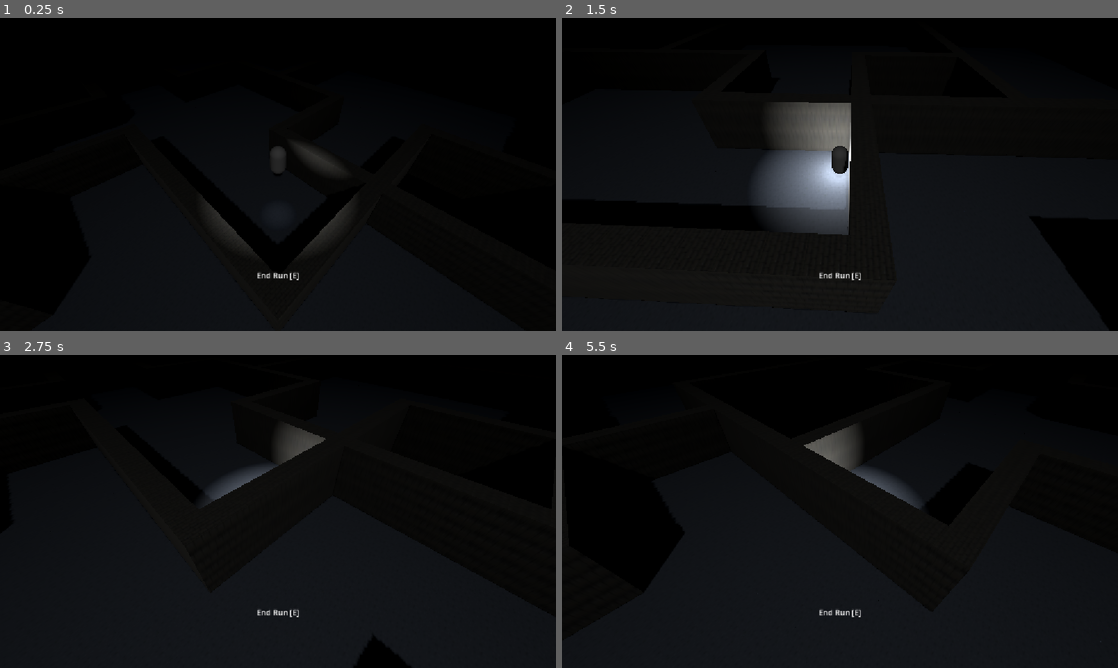
Above: before the commit, frames 1-4 (two rows, left to right).
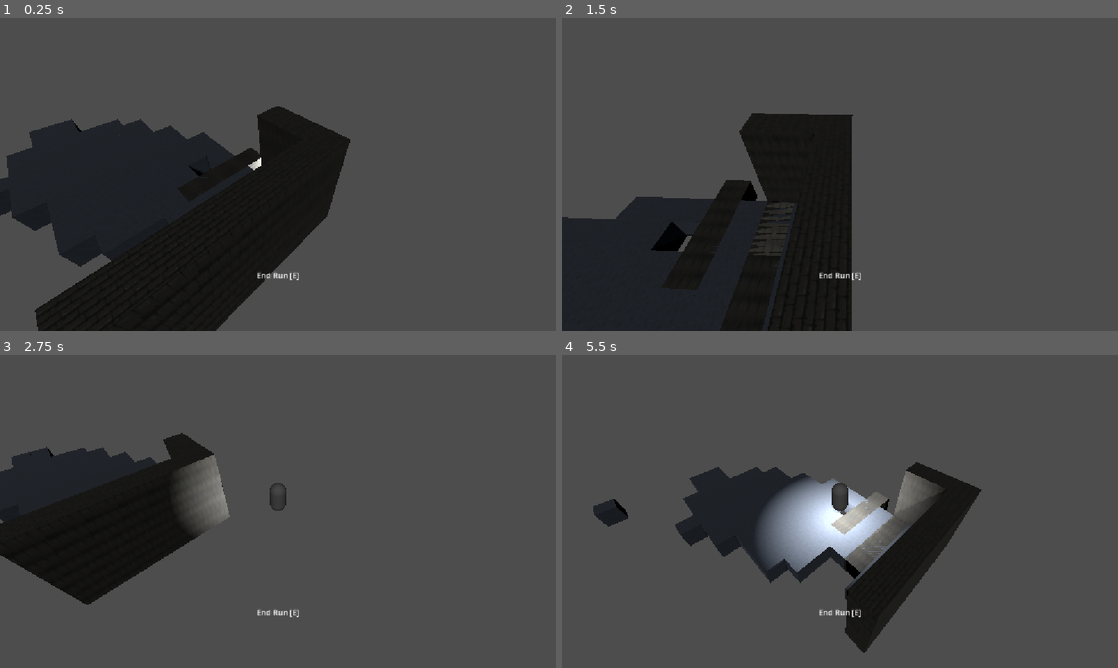
Above: after the commit, the same moments.

Repository: TotsllyRandom/Arc-Knights
Game: Godot game, scene res://Scenes/main.tscn
The game is run twice, just before and just after one commit, with the same random seed, the same clock (stepped at 60 frames per second) and the same inputs.
Inputs (mouse positions are in pixels of both pictures, inside the frame that each line leads up to):
- Up to frame 1 (0.25 s): no input
- Up to frame 2 (1.5 s): tap Enter at 0.5 s; move the mouse to (962, 158) at 0.52 s; hold D (Player_Move_Right) 0.53-1.28 s; tap Down (Player_Camera_Down) at 0.6 s; click (962, 158) at 0.67 s; tap Space (Player_Jump) at 0.77 s; move the mouse to (728, 190) at 1.27 s; hold S (Player_Move_Down) from 1.28 s (still down); tap Left (Player_Camera_Left) at 1.35 s
- Up to frame 3 (2.75 s): tap Space (Player_Jump) at 1.52 s; move the mouse to (333, 442) at 2.02 s; release S (Player_Move_Down) at 2.03 s; hold D (Player_Move_Right) from 2.03 s (still down); tap Right (Player_Camera_Right) at 2.1 s
- Up to frame 4 (5.5 s): move the mouse to (812, 574) at 2.77 s; release D (Player_Move_Right) at 2.78 s; hold W (Player_Move_Up) 2.78-3.53 s; tap Up (Player_Camera_Up) at 2.85 s; click (812, 574) at 2.92 s; tap Space (Player_Jump) at 3.02, 3.77, 4.52 s; move the mouse to (1006, 558) at 3.52 s; hold A (Player_Move_Left) 3.53-5.03 s; tap Alt at 3.6 s; tap P (Reset) at 4.15 s; move the mouse to (673, 464) at 4.27 s; tap Shift at 4.35 s; move the mouse to (867, 511) at 5.02 s; hold S (Player_Move_Down) from 5.03 s (still down); tap Down (Player_Camera_Down) at 5.1 s; click (867, 511) at 5.17 s

The runs differ from the first frame. In frame 1, 79% of the frame differs, in the area x 0-100%, y 0-100%; in frame 2, 83%; in frame 3, 89%; in frame 4, 90%.
Error after the commit: Invalid assignment of property or key '1' with value of type 'int' on a base object of type 'int'. (res://Scripts/dungeon.gd:219)

Commit message:
Add Bullet work and start on better rooms

Diff:
--- a/Scenes/bullet.tscn
+++ b/Scenes/bullet.tscn
@@ -16,6 +16,7 @@
 
 [node name="Area2D" type="Area3D" unique_id=1394986036]
 collision_layer = 0
+collision_mask = 3
 script = ExtResource("1_xjght")
 
 [node name="CollisionShape3D" type="CollisionShape3D" parent="." unique_id=281251081]
--- a/Scenes/dungeon.tscn
+++ b/Scenes/dungeon.tscn
@@ -5,17 +5,6 @@
 [ext_resource type="PackedScene" uid="uid://brjeo3f4ce8rx" path="res://Scenes/interact_text.tscn" id="3_lt7kh"]
 [ext_resource type="PackedScene" uid="uid://cc3kr1u2cgjl4" path="res://Scenes/enemy.tscn" id="4_iqbxe"]
 [ext_resource type="MeshLibrary" uid="uid://nokokh0tem3x" path="res://assets/resources/MeshLibrary.tres" id="4_l3tba"]
-
-[sub_resource type="Environment" id="Environment_cjkyl"]
-background_mode = 1
-background_energy_multiplier = 16.0
-ambient_light_energy = 16.0
-reflected_light_source = 2
-fog_enabled = true
-fog_light_color = Color(0, 0, 0, 1)
-fog_light_energy = 8.54
-fog_density = 0.0769
-fog_height_density = 2.4615
 
 [node name="Dungeon" type="Node3D" unique_id=1328486359]
 script = ExtResource("1_oavya")
@@ -59,4 +48,3 @@
 }
 
 [node name="WorldEnvironment" type="WorldEnvironment" parent="." unique_id=928372273]
-environment = SubResource("Environment_cjkyl")
--- a/Scripts/dungeon.gd
+++ b/Scripts/dungeon.gd
@@ -2,187 +2,280 @@
 
 var tile_scene = load("res://Scenes/tile.tscn")
 var wall_scene = load("res://Scenes/wall.tscn")
-
 var tilemap = []
 var sects = []
-
 var max_room := 7
 var max_strand := 20
 var biggest_strand := 0
 
+# Holds dictionaries: {"sect_count": int, "type": String}
 var room_data = []
 
+# Pool of intermediate room types
+const RANDOM_ROOM_TYPES = ["enemy", "treasure", "rest"]
+
 var base_sect = {
-					"doors":[],
-					"pos":Vector2i(0,0),
-					"made":false,
-					"room":-1,
-					"strand":0,
-					"type":"room"
-				}
+	"doors": [],
+	"pos": Vector2i(0, 0),
+	"made": false,
+	"room": -1,
+	"strand": 0,
+	"type": "room"
+}
 
 var base_room = {
-					"doors":[-1,-1,-1,-1],
-					"pos":Vector2i(0,0),
-					"made":false,
-					"seen":false,
-					"room":-1
-				}
+	"doors": [-1, -1, -1, -1],
+	"pos": Vector2i(0, 0),
+	"made": false,
+	"seen": false,
+	"room": -1
+}
 
 var tiles_y = 0
 var tiles_x = 0
-
-var minimum : Vector2i
-var maximum : Vector2i
-
+var minimum: Vector2i
+var maximum: Vector2i
 var total_rooms := 0
 const MIN_ROOMS := 5
 const MAX_STRAND_LENGTH := 5
-
-const TILE_INCREMENT := sqrt(0.5)
+const TILE_INCREMENT := 0.70710678118 # sqrt(0.5)
+
+var current_player_room_id: int = -1
+
 
 func _ready() -> void:
 	make_tile_map("new")
 
 
-func _process(delta: float) -> void:
+func _process(_delta: float) -> void:
 	if Input.is_action_just_pressed("Reset"):
-		SceneLoader.load_level("res://Scenes/dungeon.tscn")
+		get_tree().reload_current_scene()
+	check_player_room_tracking()
+
+
+func check_player_room_tracking() -> void:
+	var coords := get_player_tilemap_xy()
+	if coords == Vector2i(-1, -1):
+		return
+	var current_sect := get_room_from_tilemap_coords(coords.x, coords.y)
+	if not current_sect.is_empty():
+		var room_id: int = current_sect.get("room", -1)
+		if room_id != current_player_room_id:
+			current_player_room_id = room_id
+			if RoomMaker.has_method("reveal"):
+				RoomMaker.reveal(room_id)
+
+
+func get_player_tilemap_xy() -> Vector2i:
+	if not has_node("Player") or tilemap.is_empty():
+		return Vector2i(-1, -1)
+	var p_pos: Vector3 = $Player.global_position
+	var x_minus_y: float = p_pos.x / TILE_INCREMENT
+	var x_plus_y: float = p_pos.z / TILE_INCREMENT
+	var x: int = roundi((x_plus_y + x_minus_y) / 2.0)
+	var y: int = roundi((x_plus_y - x_minus_y) / 2.0)
+	return Vector2i(x, y)
+
+
+func get_room_from_tilemap_coords(x: int, y: int) -> Dictionary:
+	var sect_size_with_gap: int = RoomMaker.sect_size + 1
+	var sect_x: int = floori(float(x) / sect_size_with_gap) + RoomMaker.min_pos.x
+	var sect_y: int = floori(float(y) / sect_size_with_gap) + RoomMaker.min_pos.y
+	var target_sect_pos := Vector2i(sect_x, sect_y)
+	var sect_idx: int = get_sect(target_sect_pos)
+	if sect_idx != -1:
+		return sects[sect_idx]
+	return {}
+
 
 func build_tiles():
-	$GridMap.clear()
+	if has_node("GridMap"):
+		$GridMap.clear()
 	for y in range(len(tilemap)):
 		for x in range(len(tilemap[y])):
 			if tilemap[y][x] == "X":
 				continue
-			var new_tile : Node3D
+			var new_tile: Node3D
 			if tilemap[y][x] == "D":
 				new_tile = wall_scene.instantiate()
-				new_tile.type = "door"
+				new_tile.set("type", "door")
 				new_tile.position = Vector3(
-					(x-y)*TILE_INCREMENT,
+					(x - y) * TILE_INCREMENT,
 					0,
-					(x+y)*TILE_INCREMENT,
+					(x + y) * TILE_INCREMENT,
 				)
-				$Ground.add_child(new_tile)
+				if has_node("Ground"):
+					$Ground.add_child(new_tile)
 			else:
-				if tilemap[y][x] == "W":
-					$GridMap.set_cell_item(Vector3i(-y,0,x),1)
-				else:
-					$GridMap.set_cell_item(Vector3i(-y,0,x),0)
-
-
-func get_sect(pos:Vector2i):
-	var ret = -1
+				if has_node("GridMap"):
+					if tilemap[y][x] == "W":
+						$GridMap.set_cell_item(Vector3i(-y, 0, x), 1)
+					else:
+						$GridMap.set_cell_item(Vector3i(-y, 0, x), 0)
+
+
+func get_sect(pos: Vector2i) -> int:
 	for sect in range(len(sects)):
 		if sects[sect]["pos"] == pos:
-			ret = sect
-	return ret
-
-func make_tile_map(Ver:String) -> void:
-	minimum = Vector2i(0,0)
-	maximum = Vector2i(0,0)
+			return sect
+	return -1
+
+
+func make_tile_map(ver: String) -> void:
+	minimum = Vector2i(0, 0)
+	maximum = Vector2i(0, 0)
 	sects.clear()
 	room_data.clear()
 	tilemap.clear()
-	for child in $Ground.get_children():
-		child.queue_free()
-
-	make_sect(Vector2i(0,0))
-
-	var current_sect = 2
-	while current_sect <= max_strand:
-		for sect in sects:
-			if sect["strand"] == current_sect:
+	current_player_room_id = -1
+
+	if has_node("Ground"):
+		for child in $Ground.get_children():
+			child.queue_free()
+
+	make_sect(Vector2i(0, 0))
+	var current_sect_idx = 2
+	while current_sect_idx <= max_strand:
+		for sect in sects.duplicate():
+			if sect["strand"] == current_sect_idx:
 				make_sect(sect["pos"])
-				biggest_strand = current_sect
-		current_sect += 1
-
-	var rand = []
+		biggest_strand = current_sect_idx
+		current_sect_idx += 1
+
+	var rand_pos = []
 	for sect in sects:
-		if sect["strand"] == biggest_strand && sect["type"] == "room":
-			rand.append(sect["pos"])
-
-	if len(rand) == 0 || biggest_strand <= max_strand - 5:
+		if sect["strand"] == biggest_strand and sect["type"] == "room":
+			rand_pos.append(sect["pos"])
+
+	if rand_pos.is_empty() or biggest_strand <= max_strand - 5:
 		make_tile_map("Remake")
 		return
 
-	sects[get_sect(rand[randi_range(0,len(rand)-1)])]["type"] = "exit"
+	var exit_sect_idx = get_sect(rand_pos[randi_range(0, rand_pos.size() - 1)])
+	var exit_room_id := -1
+	if exit_sect_idx != -1:
+		exit_room_id = sects[exit_sect_idx]["room"]
+
+	# Step 1: Assign room types randomly first
+	for i in range(room_data.size()):
+		if i == 0:
+			room_data[i]["type"] = "enter"
+		elif i == exit_room_id:
+			room_data[i]["type"] = "exit"
+		else:
+			room_data[i]["type"] = RANDOM_ROOM_TYPES[randi_range(0, RANDOM_ROOM_TYPES.size() - 1)]
+
+	# Step 2: Validate type balance criteria
+	var enemy_count := 0
+	var rest_count := 0
+	var treasure_count := 0
+
+	for r in room_data:
+		if r["type"] == "enemy":
+			enemy_count += 1
+		elif r["type"] == "rest":
+			rest_count += 1
+		elif r["type"] == "treasure":
+			treasure_count += 1
+
+	# Enforce constraints: 1/3 are enemy rooms, at least 1 rest, at least 3 treasure rooms
+	var required_enemy_rooms: int = floori(room_data.size() / 3.0)
+
+	if enemy_count < required_enemy_rooms or rest_count < 1 or treasure_count < 3:
+		# Does not fit validation properties, cycle generation safely
+		make_tile_map("Remake")
+		return
+
+	# Step 3: Propagate verified room types down to individual map layout sectors
+	for sect in sects:
+		var r_id = sect["room"]
+		if r_id >= 0 and r_id < room_data.size():
+			sect["type"] = room_data[r_id]["type"]
 
 	for sect in range(len(sects)):
-		var new_doors = [0,0,0,0,]
+		var new_doors = [0, 0, 0, 0]
 		var pos = sects[sect]["pos"]
-		var room = sects[sect]["room"]
-
-		if sects[get_sect(Vector2i(pos.x-1,pos.y))]["room"] != room || get_sect(Vector2i(pos.x-1,pos.y)) == -1:
-			new_doors[0] = 1
-		if sects[get_sect(Vector2i(pos.x,pos.y-1))]["room"] != room || get_sect(Vector2i(pos.x,pos.y-1)) == -1:
-			new_doors[1] = 1
-		if sects[get_sect(Vector2i(pos.x+1,pos.y))]["room"] != room || get_sect(Vector2i(pos.x+1,pos.y)) == -1:
-			new_doors[2] = 1
-		if sects[get_sect(Vector2i(pos.x,pos.y+1))]["room"] != room || get_sect(Vector2i(pos.x,pos.y+1)) == -1:
-			new_doors[3] = 1
-
-		if sects[sect]["doors"] != []:
+		var room_val = sects[sect]["room"]
+
+		var s_left = get_sect(Vector2i(pos.x - 1, pos.y))
+		if s_left == -1 or sects[s_left]["room"] != room_val:
+			new_doors = 1
+
+		var s_up = get_sect(Vector2i(pos.x, pos.y - 1))
+		if s_up == -1 or sects[s_up]["room"] != room_val:
+			new_doors = 1
+
+		var s_right = get_sect(Vector2i(pos.x + 1, pos.y))
+		if s_right == -1 or sects[s_right]["room"] != room_val:
+			new_doors = 1
+
+		var s_down = get_sect(Vector2i(pos.x, pos.y + 1))
+		if s_down == -1 or sects[s_down]["room"] != room_val:
+			new_doors = 1
+
+		if not sects[sect]["doors"].is_empty():
 			for door in sects[sect]["doors"]:
-				new_doors[door] = 2
+				if door >= 0 and door < 4:
+					new_doors[door] = 2
 		sects[sect]["doors"] = new_doors
 
 	tilemap = RoomMaker.make_empty_map(sects)
 	for sect in sects:
 		tilemap = RoomMaker.append_sect(sect, tilemap)
-
 	build_tiles()
 
 	var origin_start_x = (-RoomMaker.min_pos.x) * (RoomMaker.sect_size + 1)
 	var origin_start_y = (-RoomMaker.min_pos.y) * (RoomMaker.sect_size + 1)
-
 	var middle_offset = float(RoomMaker.sect_size + 1) / 2.0
-
 	var plrx: float = origin_start_x + middle_offset
 	var plry: float = origin_start_y + middle_offset
 
-	$Player.position = Vector3(
-		(plrx - plry) * TILE_INCREMENT,
-		5.0,
-		(plrx + plry) * TILE_INCREMENT
-	)
-
-
-func make_sect(pos):
+	if has_node("Player"):
+		$Player.position = Vector3(
+			(plrx - plry) * TILE_INCREMENT,
+			5.0,
+			(plrx + plry) * TILE_INCREMENT
+		)
+
+
+func make_sect(pos: Vector2i):
 	var sect_num = get_sect(pos)
 	if sect_num == -1:
 		sect_num = 0
 		var app = base_sect.duplicate(true)
-		app["room"] = len(room_data)
-		room_data.append(1)
+		app["room"] = room_data.size()
+		room_data.append({"sect_count": 1, "type": "enter"})
 		app["type"] = "enter"
 		app["strand"] = 1
+		app["pos"] = pos
 		sects.append(app)
+		sect_num = sects.size() - 1
+
 	var sect = sects[sect_num]
-
-
 	var to_make = [
-		Vector2i(pos.x-1,pos.y),
-		Vector2i(pos.x,pos.y-1),
-		Vector2i(pos.x+1,pos.y),
-		Vector2i(pos.x,pos.y+1),
+		Vector2i(pos.x - 1, pos.y),
+		Vector2i(pos.x, pos.y - 1),
+		Vector2i(pos.x + 1, pos.y),
+		Vector2i(pos.x, pos.y + 1),
 	]
 
 	for door in range(4):
-		if get_sect(to_make[door])==-1:
-			if randi_range(0,1) == 1:
+		if get_sect(to_make[door]) == -1:
+			if randi_range(0, 1) == 1:
 				var new_sect = base_sect.duplicate(true)
 				new_sect["pos"] = to_make[door]
 				new_sect["room"] = sect["room"]
-				if room_data[new_sect["room"]] >= max_room:
-					new_sect["room"] = len(room_data)
-					room_data.append(0)
-					var new_door = door + 2
-					if new_door >= 4:
-						new_door -= 4
-					sects[sect_num]["doors"].append(door)
-					new_sect["doors"].append(new_door)
-				room_data[new_sect["room"]] += 1
+
+				if room_data[new_sect["room"]]["sect_count"] >= max_room:
+					new_sect["room"] = room_data.size()
+					room_data.append({"sect_count": 0, "type": "room"})
+
+				var new_door = door + 2
+				if new_door >= 4:
+					new_door -= 4
+
+				sects[sect_num]["doors"].append(door)
+				new_sect["doors"].append(new_door)
+				room_data[new_sect["room"]]["sect_count"] += 1
 				new_sect["strand"] = sect["strand"] + 1
 				sects.append(new_sect)
--- a/Scripts/enemy.gd
+++ b/Scripts/enemy.gd
@@ -1,16 +1,31 @@
 extends CharacterBody3D
 
 @export var room := 0
+var health = 10:
+	set(new):
+		if new <=0:
+			health = 0
+		else:
+			health = new
+		if health == 0:
+			queue_free()
 
 # Called when the node enters the scene tree for the first time.
 func _ready() -> void:
-	pass # Replace with function body.
+	visible = false
+
+
+func take_damage(amt):
+	health -= amt
 
 
 # Called every frame. 'delta' is the elapsed time since the previous frame.
-func _physics_process(delta: float) -> void:
+func _physics_process(delta: float):
+	if not RoomMaker.revealed.has(room):
+		return
+	visible = true
 	look_at(Vector3($"../../Player".position.x,position.y,$"../../Player".position.z))
 	var direction = -global_transform.basis.z.normalized()
 
-	velocity = direction
+	velocity = direction * 4
 	move_and_slide()
--- a/Scripts/globals/RoomMaker.gd
+++ b/Scripts/globals/RoomMaker.gd
@@ -1,8 +1,20 @@
 extends Node
+
+var revealed = []
+
+func reveal(room):
+	print("revealing room: " + str(room))
+	if revealed.has(room):
+		return
+	revealed.append(room)
+	reveal_room.emit(room)
+
+signal reveal_room(room)
 
 var sect_size := 7
 var min_pos := Vector2i(0,0)
 var max_pos := Vector2i(0,0)
+
 
 func make_empty_map(sects:Array):
 	min_pos = Vector2i.ZERO
